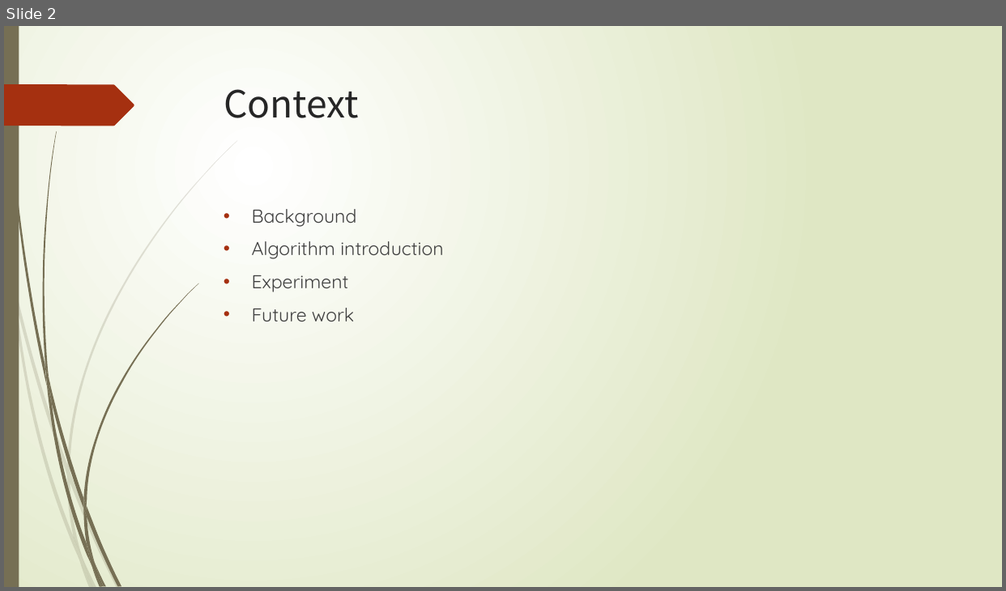
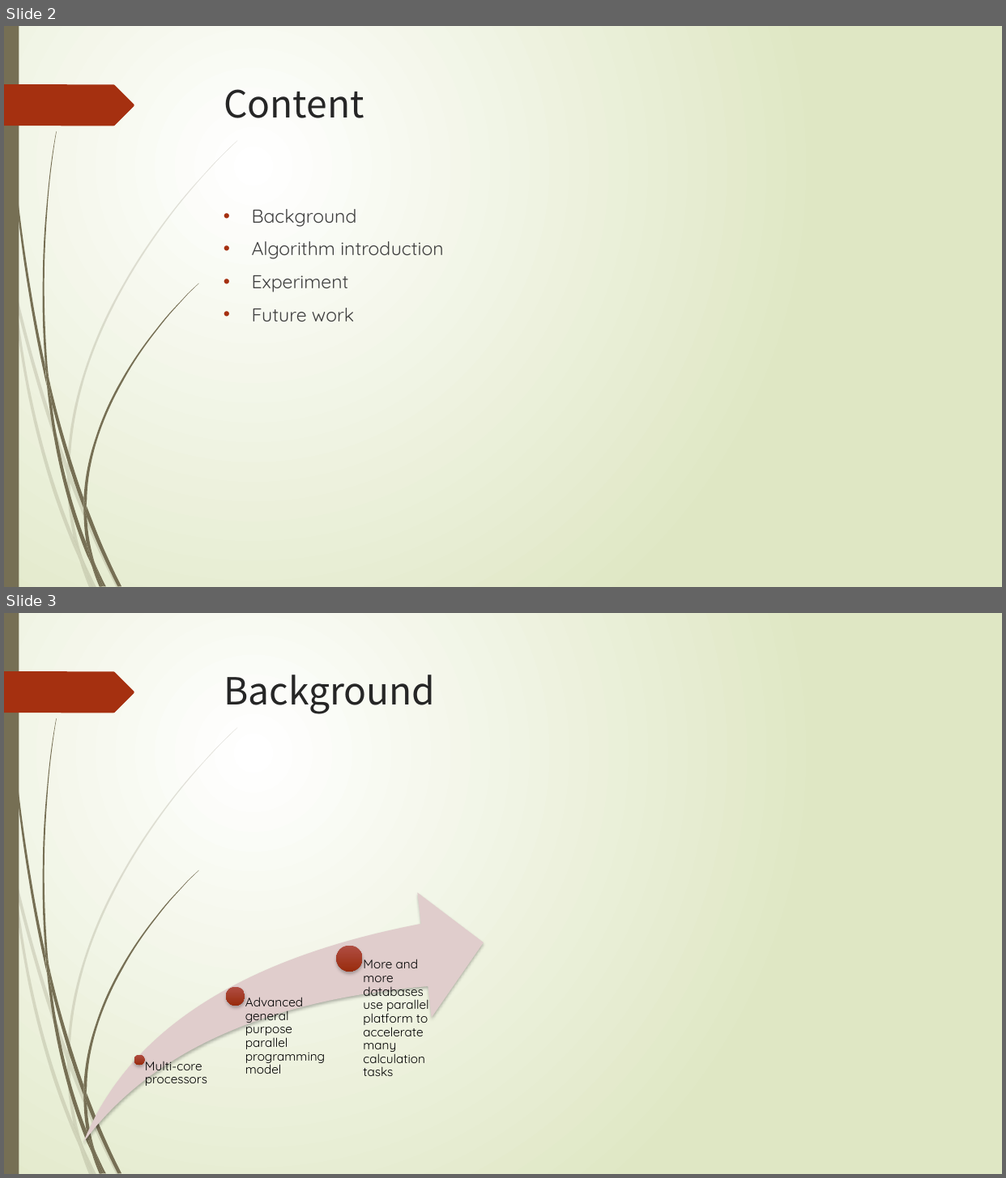
Before and after one commit to thoh-testarossa/Mirage-docs, a slide deck: thoh/gradurate_thesis/答辩.pptx. Shown one above the other, each under a label of ours: slide 2 before the commit, slides 2 and 3 after it. The pictures are 1006x591 and 1006x1178 pixels, drawn with LibreOffice and Linux fonts; fonts in the diff are those of the drawing. Boxes give left, top, right and bottom in pixels: in the first picture for what was removed or moved away, otherwise in the second. Text is boxed around its words. In the diff, an @@ line names an element or a change of style, - is before the commit and + after.

```diff
--- a/thoh/gradurate_thesis/答辩.pptx
+++ b/thoh/gradurate_thesis/答辩.pptx
@@ slide 3 added at <box>4,613,1002,1174</box>, background gradient #FFFFFF to #DFE8C4; not listed: 24 template elements that a slide beside it also shows @@
@@ title added at <box>224,675,435,714</box>, 36 pt, text #262626 @@
+Background
@@ group added at <box>83,893,484,1143</box>: 3 ellipses, 3 texts, 1 swoosh arrow @@
+Multi-core processors
+Advanced general purpose parallel programming model
+More and more databases use parallel platform to accelerate many calculation tasks
@@ slide 2 changed as well @@
@@ title at <box>224,89,364,118</box>: text changed @@
-Context
+Content
```
Also in this commit, not shown: 5 other slides changed, 12 other slides added, 3 slides removed, 16 other files.
